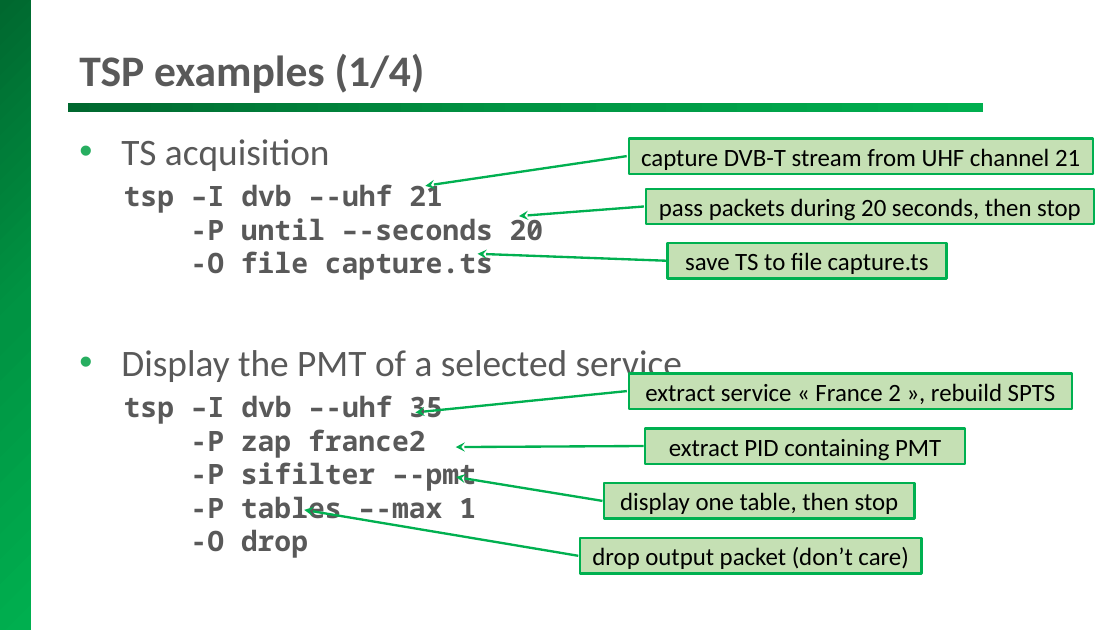
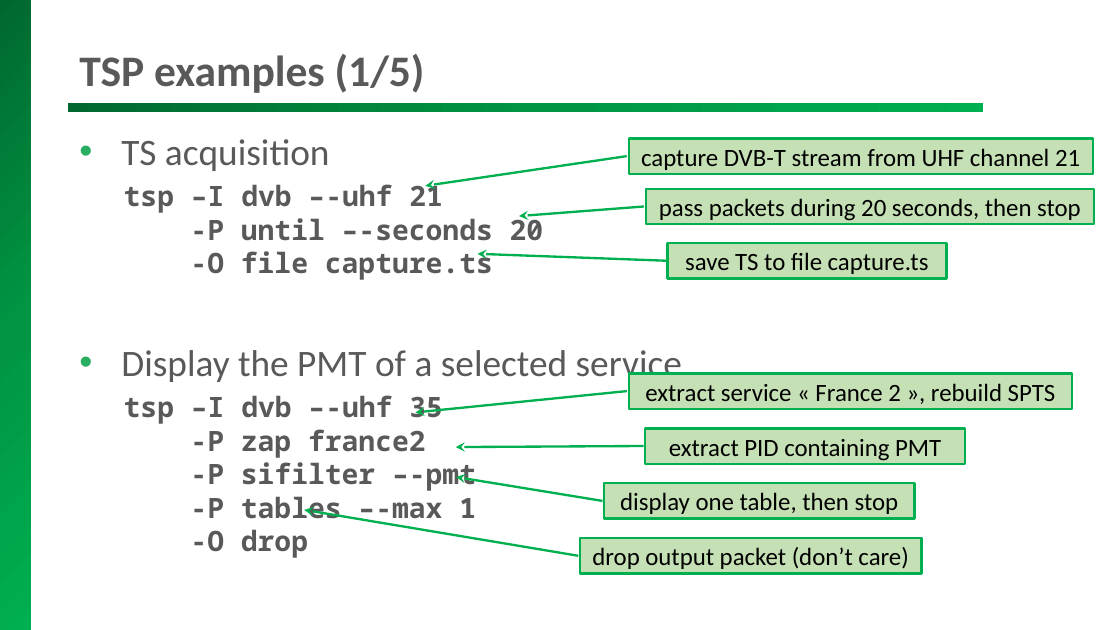
Before and after one commit to tsduck/tsduck, a slide deck: slide 18 of doc/tsduck-presentation.pptx (slide 17 before the commit). Drawn at 1120x630 pixels with LibreOffice and Linux fonts; fonts in the diff are those of the drawing; background and template pictures are left out. Boxes give left, top, right and bottom in pixels: in the first picture for what was removed or moved away, otherwise in the second. Text is boxed around its words. In the diff, an @@ line names an element or a change of style, - is before the commit and + after.

```diff
--- a/doc/tsduck-presentation.pptx
+++ b/doc/tsduck-presentation.pptx
@@ title at (x1=79, y1=54, x2=425, y2=93): text changed @@
-TSP examples (1/4)
+TSP examples (1/5)
```
Also in this commit, not shown: 10 other slides changed, 2 slides added, 6 other files.
